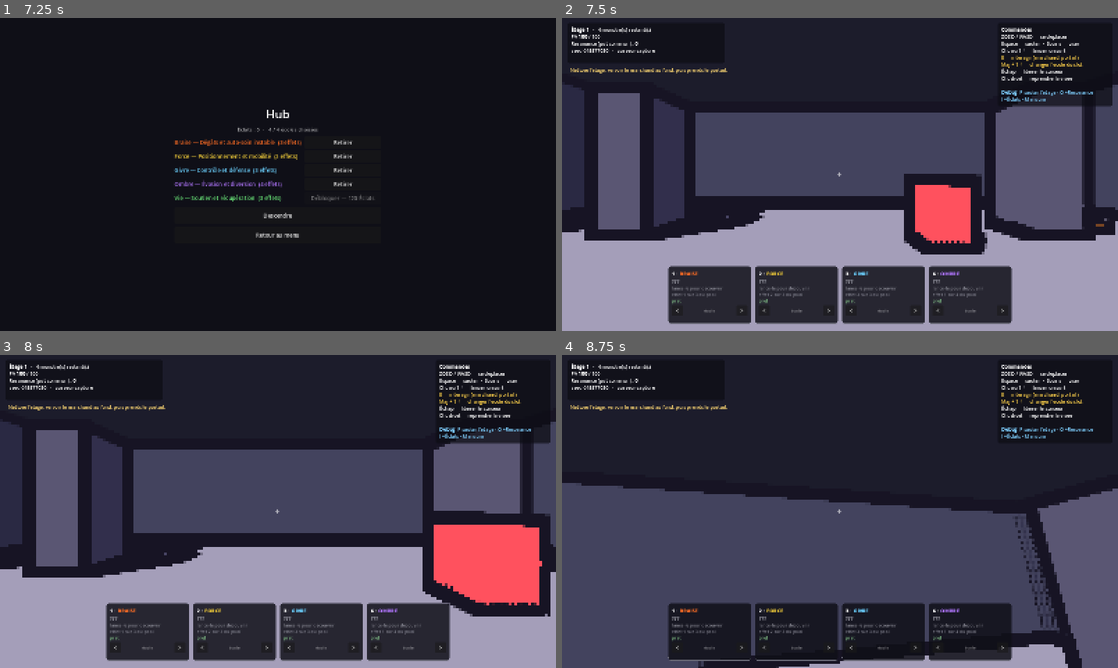
Above: before the commit, frames 1-4 (two rows, left to right).
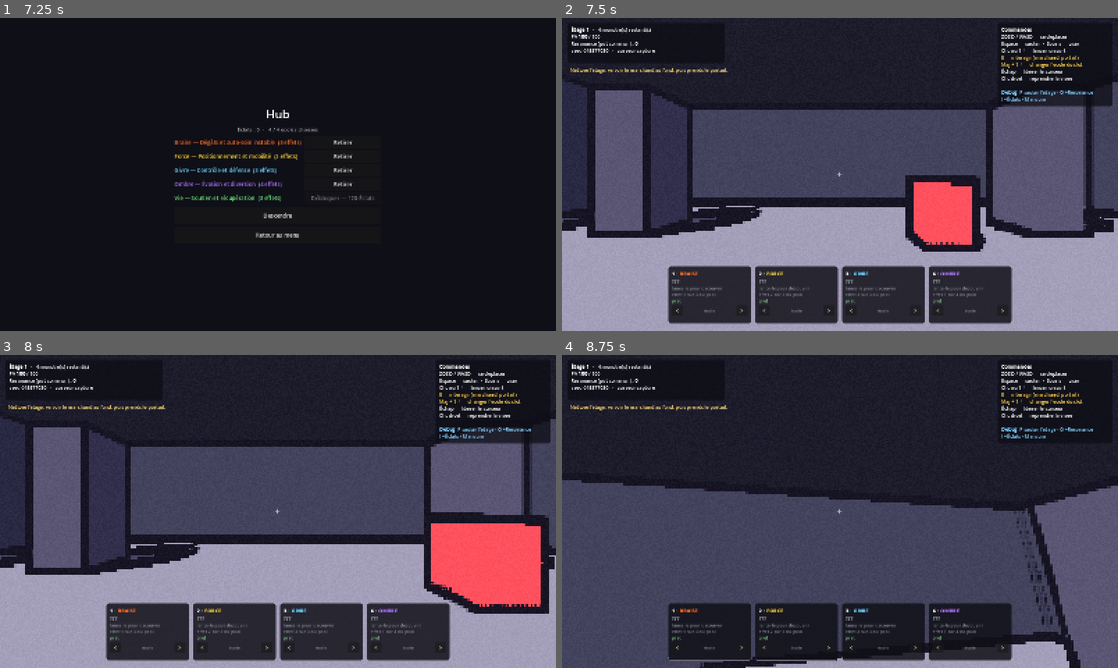
Above: after the commit, the same moments.

Repository: Treri-afk/depthcast
Game: Godot game, scene res://scenes/menu.tscn
Same seed, same stepped clock (60 frames per second), same inputs: the game is played once before the commit and once after it.
Inputs (mouse positions are in pixels of both pictures, inside the frame that each line leads up to):
- Up to frame 1 (7.25 s): click "Jouer en solo" at 0.5 s; click "Retirer" at 1.25 s; click "Choisir" at 2 s; click "Retirer" at 2.75 s; click "Choisir" at 3.5 s; click "Retirer" at 4.25 s; click "Choisir" at 5 s; click "Retirer" at 5.75 s; click "Choisir" at 6.5 s
- Up to frame 2 (7.5 s): click "Descendre" at 7.25 s
- Up to frame 3 (8 s): no input
- Up to frame 4 (8.75 s): move the mouse to (867, 511) at 8.02 s; hold W (deplacer_avant) from 8.03 s (still down); tap S (deplacer_arriere) at 8.1 s; click (867, 511) at 8.17 s; tap Space (sauter) at 8.27 s

Frame 1 is identical in both runs. In frame 2, 4.5% of the frame differs, in the area x 0-100%, y 20-76%; in frame 3, 4.3%; in frame 4, 2.0%.

Commit message:
feat: trait affiné, brume par paliers et grain de papier
Le trait passe de 2.0 à 1.25 bloc, avec un seuil relevé de 0.085 à 0.10 :
il souligne les vraies ruptures et laisse tranquilles les faibles écarts.

BRUME PAR PALIERS. La brume de distance est le plus gros indice de rendu
réaliste — un dégradé continu contredit frontalement la règle des
aplats. Quantifiée en trois paliers, elle donne la profondeur
indispensable pour lire un couloir tout en restant dans le langage du
dessin.

Elle apporte un effet de bord qu'on n'a pas eu à programmer : le contour
étant tracé sur le contraste, il s'efface de lui-même avec la distance.
Ce qui est loin est moins dessiné, exactement comme sur une planche.

GRAIN DE PAPIER. Un bruit fixe, très faible, sur toute l'image. Il ne
bouge jamais et c'est le point important : un grain animé fait du bruit
vidéo, un grain fixe fait du papier. Ancré sur les pixels d'écran, il
reste immobile quand la caméra tourne.

Cinq vérifications de plus, dont deux qui protègent l'intention : le
grain doit rester discret, et la brume garder assez de paliers pour ne
pas redevenir un dégradé.

61 vérifications, toutes vertes.

Co-Authored-By: Claude Opus 5 <noreply@anthropic.com>

Diff:
--- a/scripts/content/palette.gd
+++ b/scripts/content/palette.gd
@@ -26,10 +26,23 @@
 ## Côté d'un bloc en pixels d'écran. 2 accroche discrètement, 4 est un parti pris.
 @export_range(1.0, 8.0, 0.5) var pixel_taille: float = 2.0
 ## Épaisseur du contour, en blocs de trame. Le trait suit donc la grille.
-@export_range(0.0, 6.0, 0.25) var contour_epaisseur: float = 2.0
+@export_range(0.0, 6.0, 0.25) var contour_epaisseur: float = 1.25
 ## Écart de luminance à partir duquel on trace. Bas = trait partout, y compris
 ## dans le bruit ; haut = seules les vraies ruptures sont soulignées.
-@export_range(0.01, 0.6, 0.005) var contour_seuil: float = 0.085
+@export_range(0.01, 0.6, 0.005) var contour_seuil: float = 0.10
+
+## Bruit fixe posé sur l'image. Il ne bouge jamais : un grain animé fait du
+## bruit vidéo, un grain fixe fait du papier.
+@export_range(0.0, 0.2, 0.005) var grain_force: float = 0.045
+
+@export_group("Brume")
+## La brume de distance est le plus gros indice de rendu réaliste. Quantifiée
+## en paliers, elle donne la profondeur sans trahir les aplats.
+@export var brume_couleur: Color = Color(0.11, 0.11, 0.17)
+@export_range(0.0, 60.0, 1.0) var brume_debut: float = 14.0
+@export_range(1.0, 120.0, 1.0) var brume_fin: float = 46.0
+@export_range(1, 6, 1) var brume_paliers: int = 3
+@export_range(0.0, 1.0, 0.05) var brume_force: float = 0.75
 
 @export_group("Filtre de couleur")
 ## Aucun, Négatif, Monochrome, Duotone, Teinté. Un seul réglage pour changer
--- a/scripts/gameplay/fx/material_library.gd
+++ b/scripts/gameplay/fx/material_library.gd
@@ -84,3 +84,8 @@
 	mat.set_shader_parameter("melange_ombre", p.melange_ombre)
 	mat.set_shader_parameter("seuil", 0.32)
 	mat.set_shader_parameter("nettete", 0.02)
+	mat.set_shader_parameter("brume_couleur", p.brume_couleur)
+	mat.set_shader_parameter("brume_debut", p.brume_debut)
+	mat.set_shader_parameter("brume_fin", p.brume_fin)
+	mat.set_shader_parameter("brume_paliers", p.brume_paliers)
+	mat.set_shader_parameter("brume_force", p.brume_force)
--- a/scripts/gameplay/fx/post_process.gd
+++ b/scripts/gameplay/fx/post_process.gd
@@ -21,6 +21,7 @@
 	mat.set_shader_parameter("contour_couleur", palette.encre)
 	mat.set_shader_parameter("contour_epaisseur", palette.contour_epaisseur)
 	mat.set_shader_parameter("contour_seuil", palette.contour_seuil)
+	mat.set_shader_parameter("grain_force", palette.grain_force)
 	mat.set_shader_parameter("filtre", palette.filtre)
 	mat.set_shader_parameter("filtre_teinte", palette.filtre_teinte)
 	mat.set_shader_parameter("filtre_ombre", palette.filtre_ombre)
--- a/scripts/tests/style_tests.gd
+++ b/scripts/tests/style_tests.gd
@@ -102,6 +102,20 @@
 	verifie("le filtre de couleur est un mode connu",
 		p.filtre >= 0 and p.filtre <= 4, "mode %d" % p.filtre)
 
+	# Le grain doit rester du papier, pas du bruit vidéo.
+	verifie("le grain reste discret", p.grain_force <= 0.1,
+		"%.3f" % p.grain_force)
+
+	# La brume par paliers ne vaut que si elle en a plusieurs : à un seul
+	# palier c'est un mur de couleur, à trop ce redevient un dégradé.
+	verifie("la brume a plusieurs paliers sans redevenir un dégradé",
+		p.brume_paliers >= 2 and p.brume_paliers <= 6,
+		"%d palier(s)" % p.brume_paliers)
+	verifie("elle commence avant de finir", p.brume_debut < p.brume_fin,
+		"%.0f → %.0f" % [p.brume_debut, p.brume_fin])
+	verifie("elle fond vers la couleur de fond, pas vers une autre",
+		p.brume_couleur == p.fond)
+
 	var post := PostProcess.cree(p)
 	verifie("la trame est dessinée avant le HUD", post.layer < 0,
 		"calque %d" % post.layer)
--- a/scripts/verification.gd
+++ b/scripts/verification.gd
@@ -21,7 +21,7 @@
 ## plante s'interrompt en silence, et sans ce garde le lanceur annoncerait
 ## « tout passe » en ayant sauté la moitié des tests. Si ce nombre baisse après
 ## une suppression volontaire, ajuste-le — mais regarde d'abord POURQUOI.
-const MINIMUM_ATTENDU: int = 55
+const MINIMUM_ATTENDU: int = 60
 
 
 func _ready() -> void:
--- a/shaders/ligne_claire.gdshader
+++ b/shaders/ligne_claire.gdshader
@@ -24,10 +24,39 @@
 
 uniform float emission_force : hint_range(0.0, 4.0) = 0.0;
 
+// BRUME PAR BANDES.
+//
+// La brume de distance est le plus gros indice de rendu « réaliste » : un
+// dégradé continu contredit frontalement la règle des aplats. Quantifiée en
+// trois paliers, elle donne la profondeur — indispensable pour lire un couloir
+// — tout en restant dans le langage du dessin.
+//
+// Les objets lointains fondent vers la couleur de fond. Le contour, tracé sur
+// le contraste, s'efface donc de lui-même avec la distance : ce qui est loin
+// est moins dessiné, exactement comme sur une planche.
+uniform vec4 brume_couleur : source_color = vec4(0.11, 0.11, 0.17, 1.0);
+uniform float brume_debut : hint_range(0.0, 60.0) = 14.0;
+uniform float brume_fin : hint_range(1.0, 120.0) = 46.0;
+uniform int brume_paliers : hint_range(1, 6) = 3;
+uniform float brume_force : hint_range(0.0, 1.0) = 0.75;
+
 
 void fragment() {
-	ALBEDO = albedo.rgb;
-	EMISSION = albedo.rgb * emission_force;
+	vec3 teinte = albedo.rgb;
+
+	if (brume_force > 0.0) {
+		// VERTEX est en espace vue dans fragment() : sa longueur est la
+		// distance à la caméra.
+		float distance = length(VERTEX);
+		float t = clamp((distance - brume_debut) / max(brume_fin - brume_debut, 0.001),
+			0.0, 1.0);
+		float paliers = float(brume_paliers);
+		t = floor(t * paliers) / paliers;
+		teinte = mix(teinte, brume_couleur.rgb, t * brume_force);
+	}
+
+	ALBEDO = teinte;
+	EMISSION = teinte * emission_force;
 }
 
 
--- a/shaders/pixel_fin.gdshader
+++ b/shaders/pixel_fin.gdshader
@@ -29,12 +29,25 @@
 // dans le bruit ; haut = seules les vraies ruptures sont soulignées.
 uniform float contour_seuil : hint_range(0.01, 0.6) = 0.085;
 
+group_uniforms Grain;
+// GRAIN DE PAPIER.
+//
+// Un bruit fixe, très faible, posé sur toute l'image. Il ne bouge JAMAIS : un
+// grain animé fait du bruit vidéo, un grain fixe fait du papier. C'est ce qui
+// donne l'impression d'une image imprimée plutôt que calculée.
+uniform float grain_force : hint_range(0.0, 0.2) = 0.045;
+
 group_uniforms Filtre;
 // 0 aucun · 1 négatif · 2 monochrome · 3 duotone · 4 teinté
 uniform int filtre : hint_range(0, 4) = 0;
 uniform vec4 filtre_teinte : source_color = vec4(0.45, 0.62, 1.0, 1.0);
 uniform vec4 filtre_ombre : source_color = vec4(0.06, 0.05, 0.12, 1.0);
 uniform float filtre_force : hint_range(0.0, 1.0) = 1.0;
+
+
+float bruit_fixe(vec2 p) {
+	return fract(sin(dot(p, vec2(12.9898, 78.233))) * 43758.5453);
+}
 
 
 float luminance(vec3 c) {
@@ -97,5 +110,11 @@
 		couleur = mix(couleur, contour_couleur.rgb, trace * contour_couleur.a);
 	}
 
+	if (grain_force > 0.0) {
+		// Ancré sur les pixels d'écran, donc immobile quand la caméra bouge.
+		float g = bruit_fixe(floor(SCREEN_UV * taille_ecran)) - 0.5;
+		couleur += vec3(g * grain_force);
+	}
+
 	COLOR = vec4(applique_filtre(couleur), 1.0);
 }
